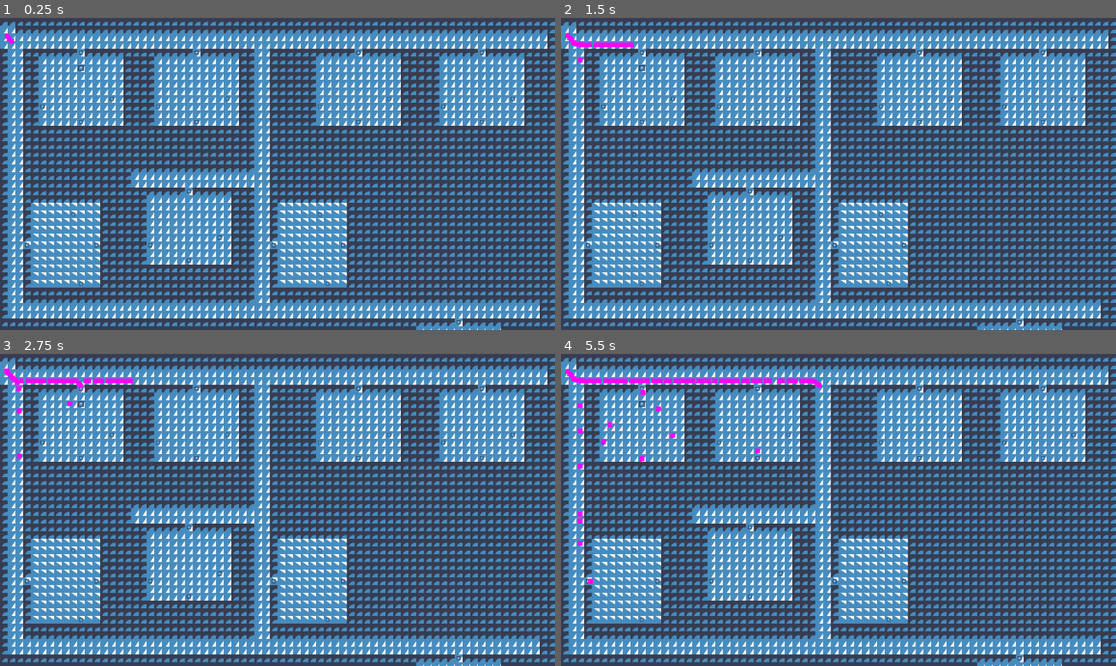
Above: before the commit, frames 1-4 (two rows, left to right).
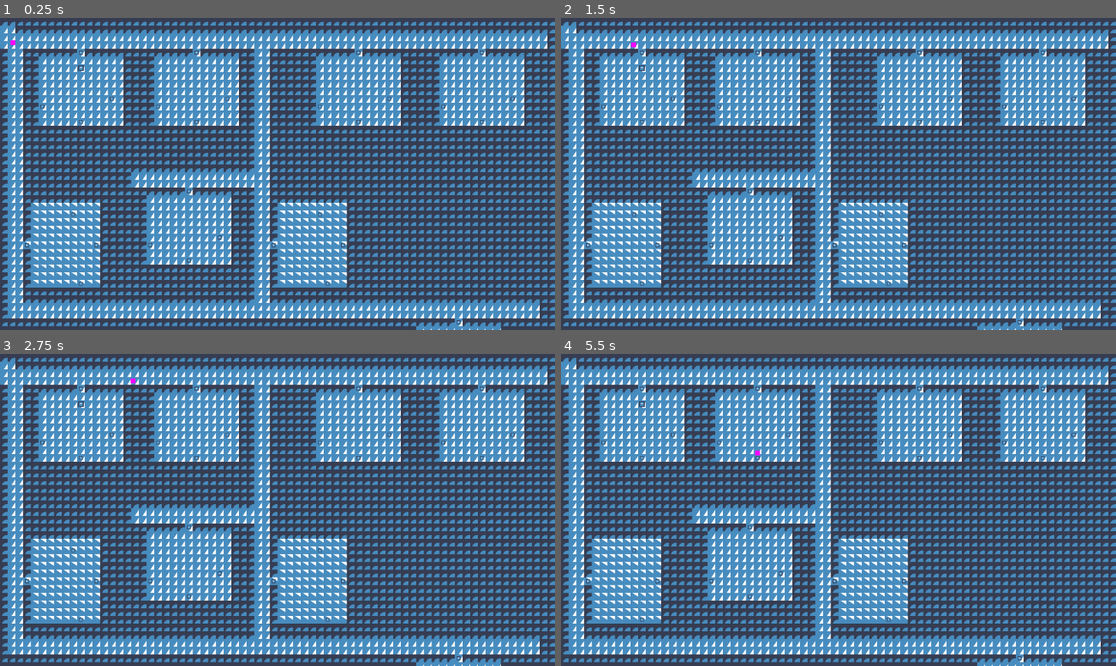
Above: after the commit, the same moments.

Repository: Nathpett/City-Navigation-Project
Game: Godot game, scene res://main.tscn
Two runs of this game, one before a commit and one after it. Both use one fixed random seed, a clock stepped at 60 frames per second and the inputs below. The engine's default icon, where the game draws it, is replaced by a stand-in: a white triangle on a blue panel in a dark square.
Inputs:
- Up to frame 1 (0.25 s): no input
- Up to frame 2 (1.5 s): no input
- Up to frame 3 (2.75 s): no input
- Up to frame 4 (5.5 s): no input

The runs differ from the first frame. In frame 1, less than 0.1% of the frame differs, in the area x 0-3%, y 5-9%; in frame 2, 0.2%; in frame 3, 0.5%; in frame 4, 1.0%, in the area x 0-48%, y 4-74%.

Commit message:
learned raycasting

Diff:
--- a/main.tscn
+++ b/main.tscn
@@ -227,7 +227,7 @@
 script = ExtResource("3_6sde0")
 
 [node name="Timer" type="Timer" parent="NpcSpawnner"]
-wait_time = 0.05
+wait_time = 10.0
 
 [node name="Buildings" type="Node2D" parent="."]
 
--- a/npc.gd
+++ b/npc.gd
@@ -26,8 +26,17 @@
 	call_deferred("actor_setup")
 
 
-func look():
-	pass
+func look(): # ONLY CALL IN PHYSICS PROCESS
+	var space_state = get_world_2d().direct_space_state
+	var true_seen = []
+	for thing in in_sight_range:
+		var query = PhysicsRayQueryParameters2D.create(Vector2(0, 0), Vector2(50, 100), 1)
+		if !space_state.intersect_ray(query):
+			true_seen.append(thing)
+
+	print(true_seen)
+	# TODO operate on actually seen items
+
 
 
 func actor_setup():
@@ -67,7 +76,10 @@
 
 
 func _on_sight_area_area_entered(area):
-	in_sight_range.append(area.get_parent())
+	var thing = area.get_parent()
+	if thing == self:
+		return
+	in_sight_range.append(thing)
 
 
 func _on_sight_area_area_exited(area):
--- a/npc_spawner.gd
+++ b/npc_spawner.gd
@@ -5,6 +5,7 @@
 func _ready() -> void:
 	npc_packed_scene = load("res://npc.tscn")
 
+	call_deferred("_spawn")
 	while(true):
 		$Timer.start()
 		await $Timer.timeout
--- a/project.godot
+++ b/project.godot
@@ -15,6 +15,11 @@
 config/features=PackedStringArray("4.2", "GL Compatibility")
 config/icon="res://icon.svg"
 
+[layer_names]
+
+2d_render/layer_1="wall"
+2d_render/layer_2="thing"
+
 [rendering]
 
 renderer/rendering_method="gl_compatibility"
--- a/state/wander.gd
+++ b/state/wander.gd
@@ -1,8 +1,15 @@
 class_name WanderState
 extends State
 
+var look_timer: Timer
+var look_freq: int = 3
 
 func enter() -> void:
+	look_timer = Timer.new()
+	add_child(look_timer)
+	look_timer.start(look_freq)
+	look_timer.one_shot = true
+
 	while(true):
 		var target_building = state_owner.city.random_building()
 		state_owner.seek(target_building.get_node("Enterance").global_position)
@@ -11,3 +18,11 @@
 		state_owner.seek(target_goal.global_position)
 		await state_owner.navigation_agent.navigation_finished
 		await get_tree().create_timer(3).timeout
+
+
+func _physics_process(delta):
+	if !look_timer.is_stopped():
+		return
+
+	look_timer.start(look_freq)
+	state_owner.look()
